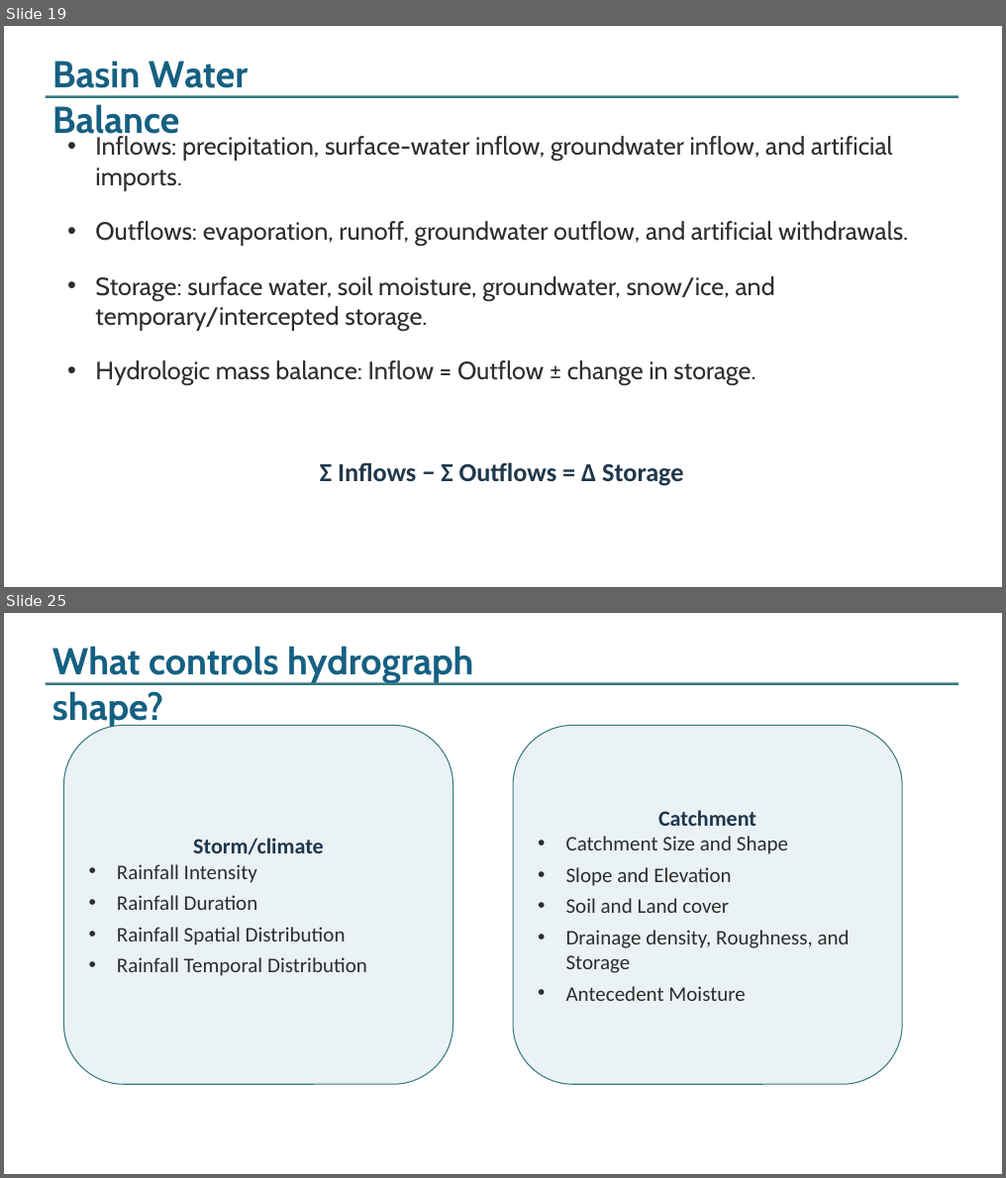
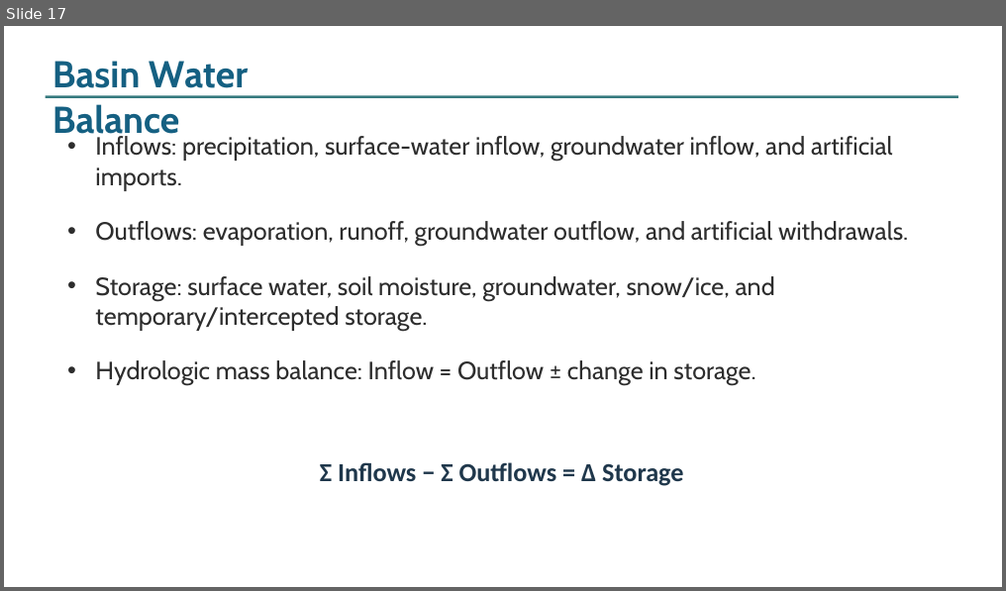
Before and after one commit to arjzaidi/arjzaidi.github.io, a slide deck: assets/downloads/lecture-07-hydrological-modeling.pptx. Shown one above the other, each under a label of ours: slides 19 and 25 before the commit, slide 17 after it; the slides between them are not shown. The pictures are 1006x1178 and 1006x591 pixels, drawn with LibreOffice and Linux fonts; fonts in the diff are those of the drawing. Boxes give left, top, right and bottom in pixels: in the first picture for what was removed or moved away, otherwise in the second. Text is boxed around its words. In the diff, an @@ line names an element or a change of style, - is before the commit and + after.

Commit message:
Move rainfall-runoff content from Lecture 7 to Lecture 8; update slides and downloads

```diff
--- a/assets/downloads/lecture-07-hydrological-modeling.pptx
+++ b/assets/downloads/lecture-07-hydrological-modeling.pptx
@@ slide 25 removed at (x1=4, y1=613, x2=1002, y2=1174), background #FFFFFF @@
@@ text removed at (x1=53, y1=646, x2=473, y2=729) @@
-What controls hydrograph shape?
@@ rectangle removed at (x1=46, y1=682, x2=958, y2=685) @@
@@ rounded rectangle removed at (x1=63, y1=725, x2=453, y2=1084) @@
-Storm/climate
-• Rainfall Intensity
-• Rainfall Duration
-• Rainfall Spatial Distribution
-• Rainfall Temporal Distribution
@@ rounded rectangle removed at (x1=513, y1=725, x2=902, y2=1084) @@
-Catchment
-• Catchment Size and Shape
-• Slope and Elevation
-• Soil and Land cover
-• Drainage density, Roughness, and Storage
-• Antecedent Moisture
@@ what was slide 19 is now slide 17 @@
```
Also in this commit, not shown: 5 slides changed, 18 other slides removed, 6 other files.
